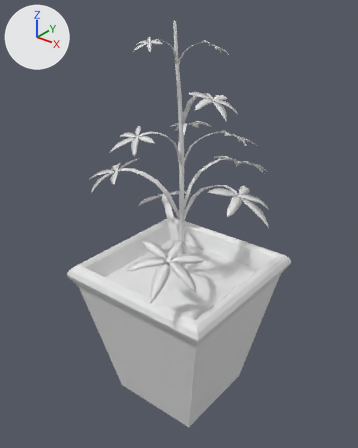
An edit to the FBX model Assets/Models/Decoration/Others/O_Weed.fbx, drawn before and after from the same camera.
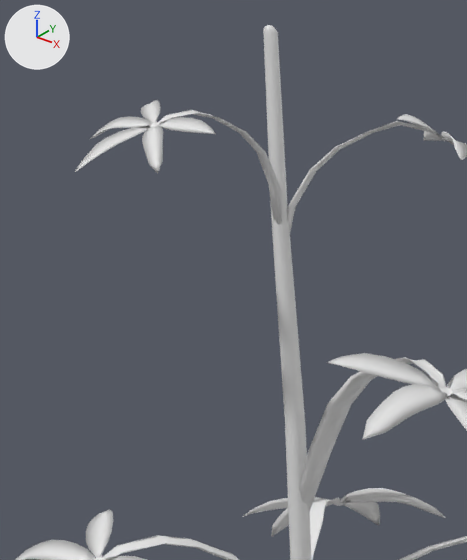
Old and new are each drawn whole from a 50 mm lens placed at (1.603, -5.917, -2.236), pointed at (1.092, -5.277, -2.633) and again close up on the part from 32% to 61% of the width and 3% to 31% of the height. Lighting does not change. The marker at upper left points along +X, +Y and +Z. Where no turn or scale is listed for an object, it has been applied to the vertices. Vertices at the same position are counted once.

Script lines for the objects in view, before the commit:
```python
me_cylinder_016 = bpy.data.meshes.new('Cylinder.016')
me_cylinder_016.from_pydata(...)  # 81 vertices, 81 faces; spans x -0.017..0.005, y -0.005..0.005, z 0.261..0.719
me_cylinder_016.materials.append(mat_rootplant)  # white #e7e7e7
me_cylinder_035 = bpy.data.meshes.new('Cylinder.035')
me_cylinder_035.from_pydata(...)  # 258 vertices, 253 faces; spans x -0.0036..0.1224, y -0.0716..0.0117, z 0.5495..0.6259
# faces by material slot: [194, 59]
me_cylinder_035.materials.append(mat_weedleave)  # white #e7e7e7
me_cylinder_035.materials.append(mat_rootleave)  # white #e7e7e7
me_cylinder_037 = bpy.data.meshes.new('Cylinder.037')
me_cylinder_037.from_pydata(...)  # 258 vertices, 253 faces; spans x 0.375..0.523, y -0.555..-0.368, z 1.709..1.85
# faces by material slot: [194, 59]
me_cylinder_037.materials.append(mat_weedleave)  # white #e7e7e7
me_cylinder_037.materials.append(mat_rootleave)  # white #e7e7e7
ob_cylinder_012 = bpy.data.objects.new('Cylinder.012', me_cylinder_016)
ob_cylinder_012.location = (1.0956, -5.2744, -3.0076)
ob_cylinder_021 = bpy.data.objects.new('Cylinder.021', me_cylinder_035)
ob_cylinder_021.location = (1.0956, -5.2744, -3.0076)
ob_cylinder_023 = bpy.data.objects.new('Cylinder.023', me_cylinder_037)
ob_cylinder_023.location = (1.0956, -5.2744, -3.0076)
ob_cylinder_023.rotation_euler = (-0.307, -0.192, -2.991)  # degrees (-18, -11, -171)
ob_cylinder_023.scale = (0.357, 0.357, 0.357)
# also in view: 'Cylinder.018' at (1.064, -5.333, -2.486); 'Cylinder.022' at (1.123, -5.249, -2.34); 'Cylinder.020' at (1.056, -5.213, -2.497)
```
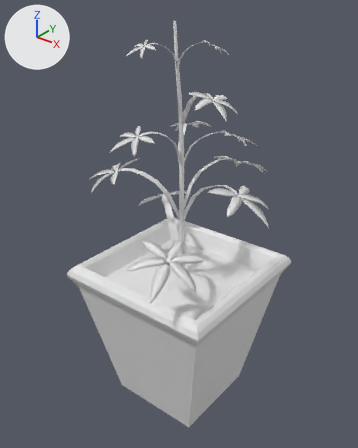
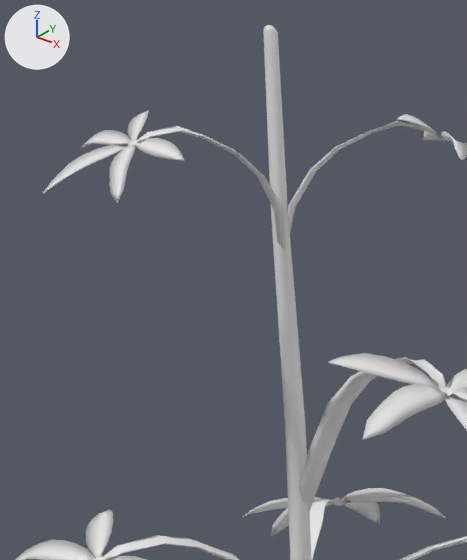
Changed parts and their boxes (x1, y1, x2, y2) in the close-ups (467 x 560 px; the box of a moved part takes in the faces that stretch with it):
'Cylinder.023', reshaped, moved, turned, rescaled: before (75, 100, 282, 225); after (43, 110, 285, 249)
part 1 of me_cylinder_037, moved or reshaped: before (75, 100, 216, 173); after (43, 110, 185, 203)
part 2 of me_cylinder_037, moved or reshaped: before (157, 110, 282, 225); after (136, 126, 285, 249)

Diff of the bpy script that builds the scene:
```diff
--- a/Assets/Models/Decoration/Others/O_Weed.fbx.py
+++ b/Assets/Models/Decoration/Others/O_Weed.fbx.py
@@ me_cylinder_037 @@
 # used by ob_cylinder_023; location = (1.0956, -5.2744, -3.0076); rotation_euler = (-0.307, -0.192, -2.991), in degrees (-18, -11, -171); scale = (0.357, 0.357, 0.357)
-me_cylinder_037.from_pydata(...)  # 258 vertices, 253 faces; spans x 0.375..0.523, y -0.555..-0.368, z 1.709..1.85
+me_cylinder_037.from_pydata(...)  # 258 vertices, 253 faces; spans x 0.298..0.443, y -0.528..-0.341, z 1.577..1.726
+# me_cylinder_037 part 1: the loose piece of 194 vertices spanning x 0.388..0.523, y -0.5..-0.368, z 1.807..1.85 is multiplied about its middle by the matrix ((0.997, 0.01, -0.076), (-0.003, 0.996, 0.088), (0.076, -0.087, 0.993)), then moved by (-0.082, 0.028, -0.122)
+# me_cylinder_037 part 2: 64 of 258 vertices moved; they spanned x 0.375..0.455, y -0.555..-0.451, z 1.709..1.841 and now span x 0.298..0.372, y -0.528..-0.421, z 1.577..1.721; mean shift (-0.082, 0.028, -0.122); largest move (0.385, -0.545, 1.709) -> (0.307, -0.518, 1.577)
 me_cylinder_037.materials.append(mat_weedleave)
@@ ob_cylinder_023 @@
 ob_cylinder_023 = bpy.data.objects.new('Cylinder.023', me_cylinder_037)
-ob_cylinder_023.location = (1.0956, -5.2744, -3.0076)
-ob_cylinder_023.rotation_euler = (-0.307, -0.192, -2.991)  # degrees (-18, -11, -171)
-ob_cylinder_023.scale = (0.357, 0.357, 0.357)
+ob_cylinder_023.location = (1.0776, -5.2799, -3.0076)
+ob_cylinder_023.rotation_euler = (-0.307, -0.192, 3.043)  # degrees (-18, -11, 174)
+ob_cylinder_023.scale = (0.38, 0.38, 0.38)
```
